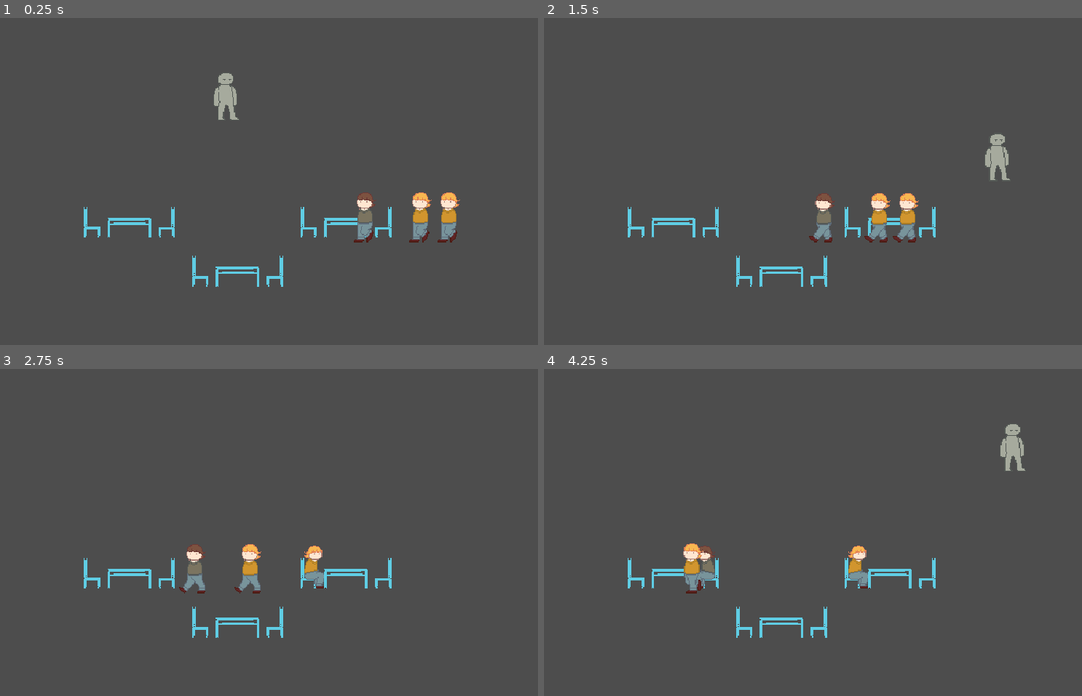
Above: before the commit, frames 1-4 (two rows, left to right).
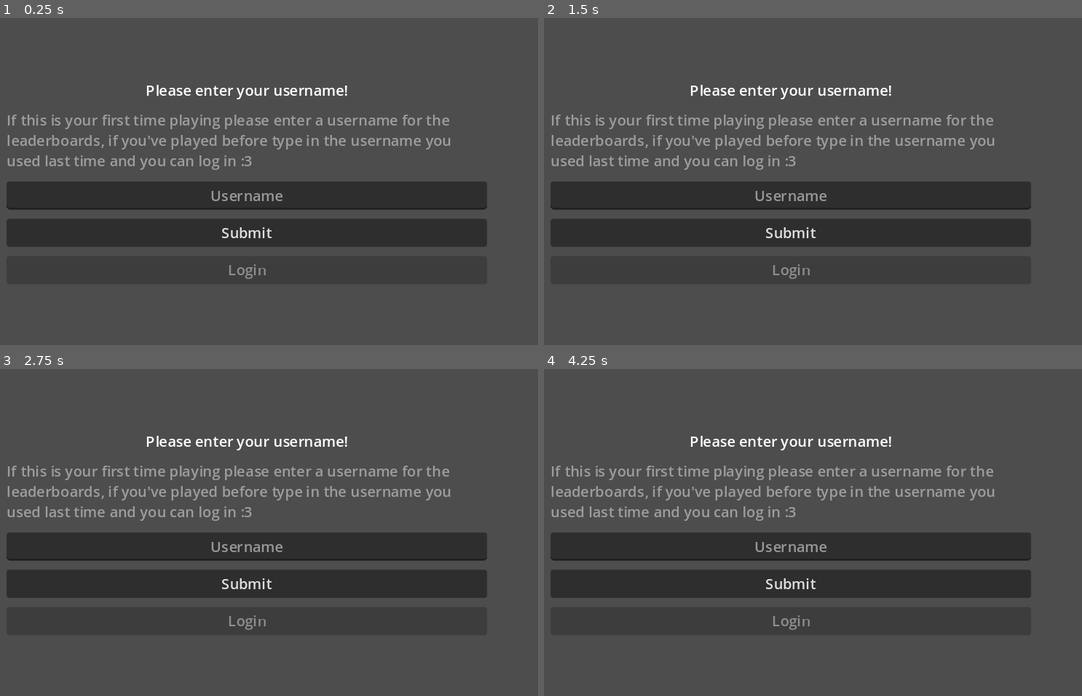
Above: after the commit, the same moments.

Repository: Eefschmeef2310/Summertime-Jam-2024
Game: Godot game, scene res://Levels/level.tscn
Two runs of this game, one before a commit and one after it. Both use one fixed random seed, a clock stepped at 60 frames per second and the inputs below. The engine's default icon, where the game draws it, is replaced by a stand-in: a white triangle on a blue panel in a dark square.
Inputs:
- Up to frame 1 (0.25 s): no input
- Up to frame 2 (1.5 s): hold D (Right) 0.53-1.28 s; tap Space (Interact) at 0.6, 1.35 s; hold S (Down) from 1.28 s (still down)
- Up to frame 3 (2.75 s): release S (Down) at 2.03 s; hold D (Right) from 2.03 s (still down); tap Space (Interact) at 2.1 s
- Up to frame 4 (4.25 s): release D (Right) at 2.78 s; hold W (Up) 2.78-3.53 s; tap Space (Interact) at 2.85, 3.6 s; hold A (Left) from 3.53 s (still down)

The runs differ from the first frame. In frame 1, 19% of the frame differs, in the area x 1-91%, y 16-83%; in frame 2, 19%; in frame 3, 19%; in frame 4, 19%.

Commit message:
minor fixes when merging to main

Diff:
--- a/online/AirtableManager.gd
+++ b/online/AirtableManager.gd
@@ -15,7 +15,7 @@
 var headers = ["Content-Type: application/json", "Authorization: Bearer pat4TZdDHn5W4cwql.86f6516a64f037bd6545f3a08516d8f7a2ae6eb2b4c12831329800d1beea0237"]
 var usernamePickerScene = "res://Levels/usernamePicker.tscn" #yoink the user to this scene if no account is detected
 var saveLoaderScene = "res://Levels/saveLoader.tscn" #sent the user to the save loader after they create their user or login
-var menuSceme = "res://Levels/Tests/InteractionTest.tscn"
+var menuSceme = "res://Levels/level.tscn"
 
 var saveRes : SaveDataRes
 var savePath : String = "user://savegame.tres"
--- a/project.godot
+++ b/project.godot
@@ -17,6 +17,7 @@
 
 [autoload]
 
+AirtableManager="*res://online/AirtableManager.gd"
 CustomerPool="*res://Interactives/Customers/CustomerPool.tscn"
 
 [display]
